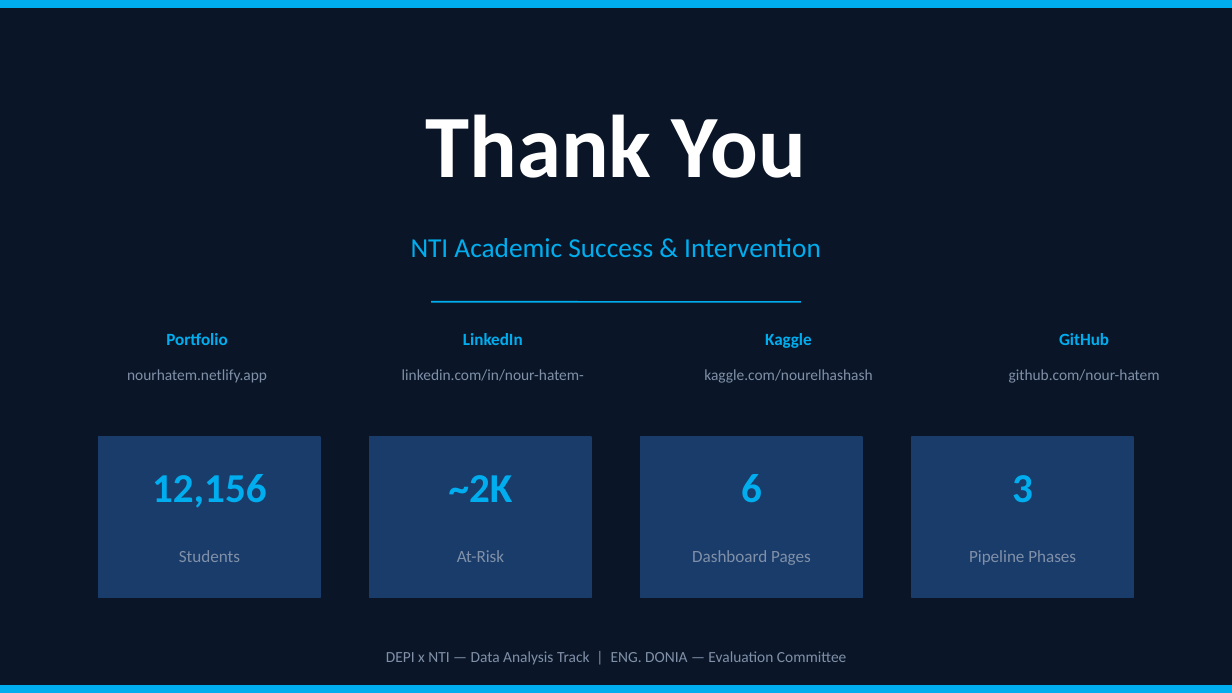
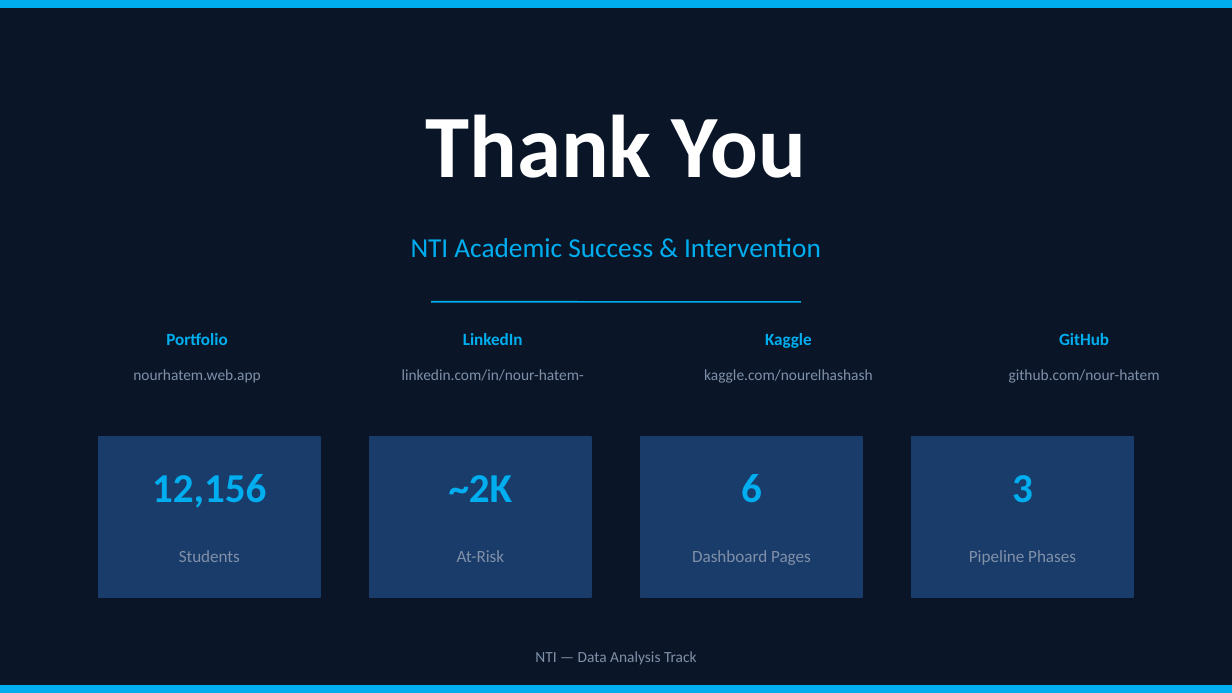
Before and after one commit to nour-hatem/Student-Academic-Health-Analysis, a slide deck: slide 11 of Education_Presentation.pptx. Drawn at 1232x693 pixels with LibreOffice and Linux fonts; fonts in the diff are those of the drawing. Boxes give left, top, right and bottom in pixels: in the first picture for what was removed or moved away, otherwise in the second. Text is boxed around its words. In the diff, an @@ line names an element or a change of style, - is before the commit and + after.

Commit message:
presentation

```diff
--- a/Education_Presentation.pptx
+++ b/Education_Presentation.pptx
@@ text at <box>133,369,260,383</box>: text changed @@
-nourhatem.netlify.app
+nourhatem.web.app
@@ text at <box>535,651,697,665</box>: text changed @@
-DEPI x NTI — Data Analysis Track | ENG. DONIA — Evaluation Committee
+NTI — Data Analysis Track
```
Also in this commit, not shown: 2 other slides changed, 1 other file.
